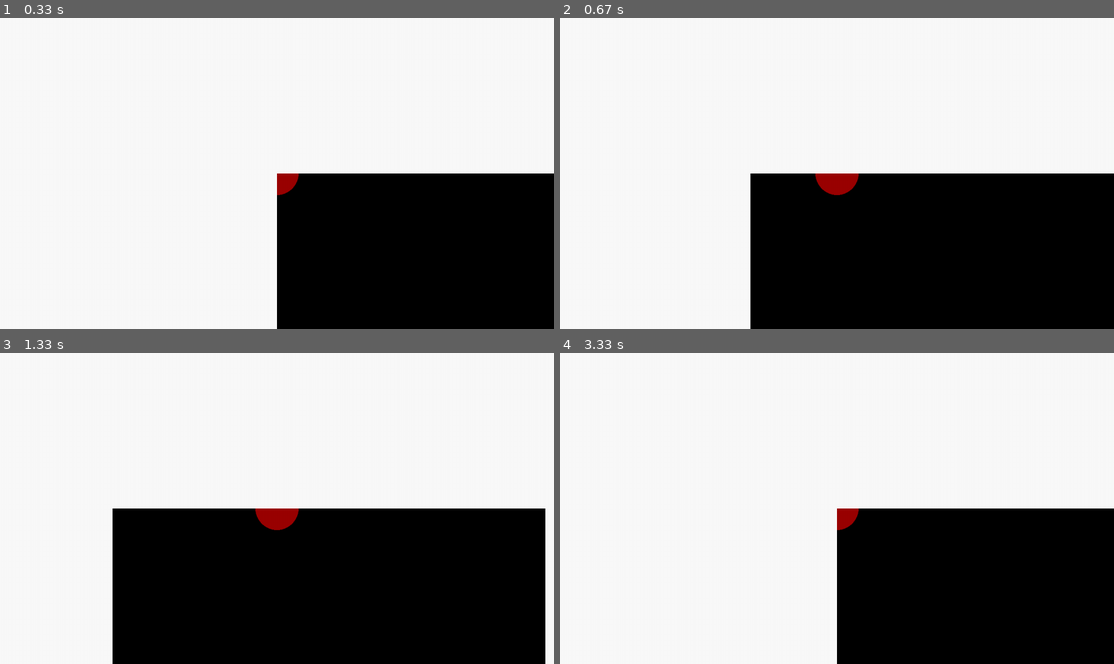
Above: before the commit, frames 1-4 (two rows, left to right).
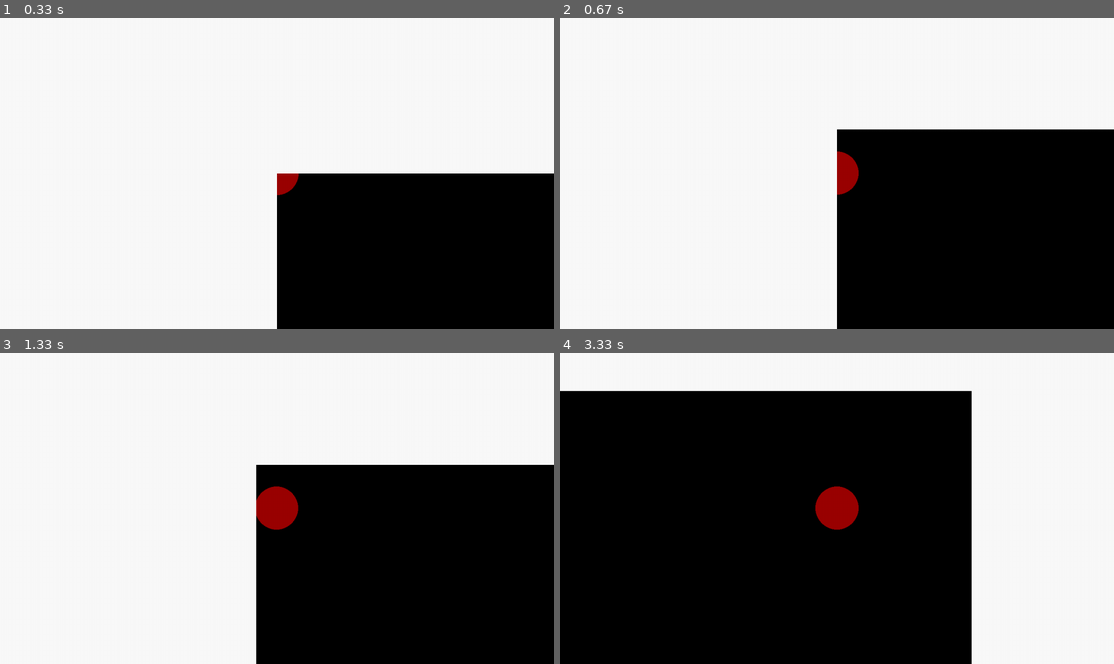
Above: after the commit, the same moments.

Repository: WarriorThirteen/compsci-project
Game: pygame game, started from resources/game.py
Two runs of this game, one before a commit and one after it. Both use one fixed random seed, a clock stepped at 60 frames per second and the inputs below.
Inputs (mouse positions are in pixels of both pictures, inside the frame that each line leads up to):
- Up to frame 1 (0.33 s): no input
- Up to frame 2 (0.67 s): hold D from 0.33 s (still down); move the mouse to (814, 185) at 0.37 s
- Up to frame 3 (1.33 s): release D at 0.8 s; hold W 0.83-1.13 s; move the mouse to (144, 511) at 0.87 s; hold D from 1.17 s (still down); move the mouse to (360, 399) at 1.2 s
- Up to frame 4 (3.33 s): release D at 1.63 s; hold A 1.67-2.2 s; move the mouse to (848, 402) at 1.7 s; hold S 2.23-2.53 s; move the mouse to (842, 539) at 2.27 s; hold A 2.57-2.97 s; move the mouse to (981, 558) at 2.6 s; hold W from 3 s (still down); move the mouse to (1008, 502) at 3.03 s

Frame 1 is identical in both runs. In frame 2, 15% of the frame differs, in the area x 34-100%, y 35-100%; in frame 3, 21%; in frame 4, 66%, in the area x 0-100%, y 12-100%.

Commit message:
Mouse too now

Diff:
--- a/resources/game.py
+++ b/resources/game.py
@@ -27,23 +27,51 @@
         self.d_x = 0
         self.d_y = 0
         self.display_geometry = display_xy
+
+        self.move = self.key_move  # Set move function depending on mouse or keyboard
+
         # self.mouse_pos = self.pos
         self.camera_pos = [self.pos[0] + (display_xy[0] // 2), self.pos[1] + (display_xy[1] // 2)]
 
 
-    def update_direction(self):
-
-        # self.mouse_pos = pygame.mouse.get_pos()
-
-
-        # rel_x = self.mouse_pos[0] - self.pos[0]
-        # rel_y = self.mouse_pos[1] - self.pos[1]
-
-        # angle = math.atan2(rel_y, rel_x)
-
-        # self.d_x = self.speed * math.cos(angle)
-        # self.d_y = self.speed * math.sin(angle)
-
+    def set_mouse_mode(self):
+        self.move = self.mouse_move
+
+
+    def mouse_move(self):
+        '''
+        Control Movement Based on Mouse
+        '''
+
+        self.mouse_pos = pygame.mouse.get_pos()
+
+        rel_x = self.mouse_pos[0] - (self.display_geometry[0] // 2)
+        rel_y = self.mouse_pos[1] - (self.display_geometry[1] // 2)
+
+        angle = math.atan2(rel_y, rel_x)
+
+        self.d_x = self.speed * math.cos(angle)
+        self.d_y = self.speed * math.sin(angle)
+
+
+        ##  For Mouse control
+        self.pos = [self.pos[0] + self.d_x, self.pos[1] + self.d_y]
+        self.camera_pos = [ - self.pos[0] + self.display_geometry[0] // 2, - self.pos[1] + self.display_geometry[1] // 2]
+        # self.camera_pos = [self.camera_pos[0] - self.d_x, self.camera_pos[1] - self.d_y]
+
+        # Prevent wiggling about the cursor caused my over movement
+        if abs(self.pos[0] - self.mouse_pos[0]) <= abs(self.d_x):
+            self.pos[0] = self.mouse_pos[0]
+
+        if abs(self.pos[1] - self.mouse_pos[1]) <= abs(self.d_y):
+            self.pos[1] = self.mouse_pos[1]
+
+
+        self.wall_detect()
+
+
+
+    def key_move(self):
 
         ##  Move with keyboard
         pressed_keys = pygame.key.get_pressed()
@@ -51,10 +79,6 @@
         if pressed_keys[pygame.K_w]:
             self.camera_pos[1] += self.speed
             self.pos[1] -= self.speed
-            print("me - ", self.pos)
-
-            print("cam - ", self.camera_pos)
-
 
         if pressed_keys[pygame.K_a]:
             self.camera_pos[0] += self.speed
@@ -68,25 +92,10 @@
             self.camera_pos[0] -= self.speed
             self.pos[0] += self.speed
 
-
-
-
-    def move(self):
-        self.update_direction()
-
-        # For Mouse control
-        # self.pos = [self.pos[0] + self.d_x, self.pos[1] + self.d_y]
-        # self.camera_pos = [self.camera_pos[0] - self.d_x, self.camera_pos[1] - self.d_y]
-
-        # # Prevent wiggling about the cursor caused my over movement
-        # if abs(self.pos[0] - self.mouse_pos[0]) <= abs(self.d_x):
-        #     self.pos[0] = self.mouse_pos[0]
-
-        # if abs(self.pos[1] - self.mouse_pos[1]) <= abs(self.d_y):
-        #     self.pos[1] = self.mouse_pos[1]
-
-
-
+        self.wall_detect()
+
+
+    def wall_detect(self):
         # detect edge collision
         if (displacement := -self.pos[0]) > 0:
             self.pos[0] += displacement
@@ -131,7 +140,8 @@
 WORLD_GEOMETRY = (WORLD_WIDTH, WORLD_HEIGHT)
 
 
-
+##  Mouse Mode toggle will be in menu or something later
+mouse_mode = True
 
 
 
@@ -159,8 +169,10 @@
 
 player = player_cell(DISPLAY_GEOMETRY, game_map, WORLD_GEOMETRY, player_centre, player_colour)
 
+if mouse_mode:
+    player.set_mouse_mode()
+
 # player.translate((1000, 100))
-
 
 alive = True
 
@@ -173,8 +185,6 @@
         if event.type == pygame.QUIT:
             alive = False
 
-        # elif event.type == pygame.MOUSEMOTION:
-        #     player.update_direction()
 
         print(event)
 
